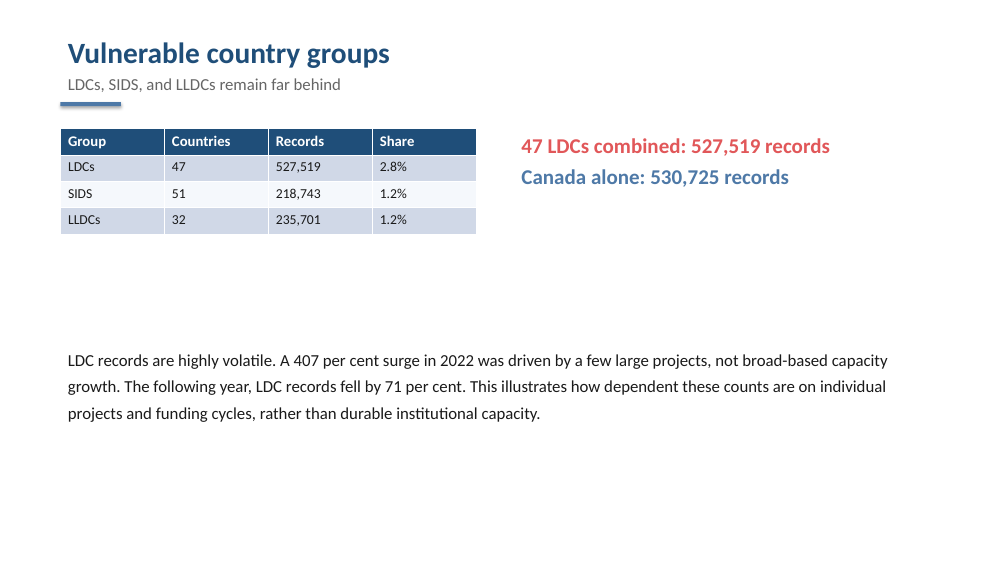
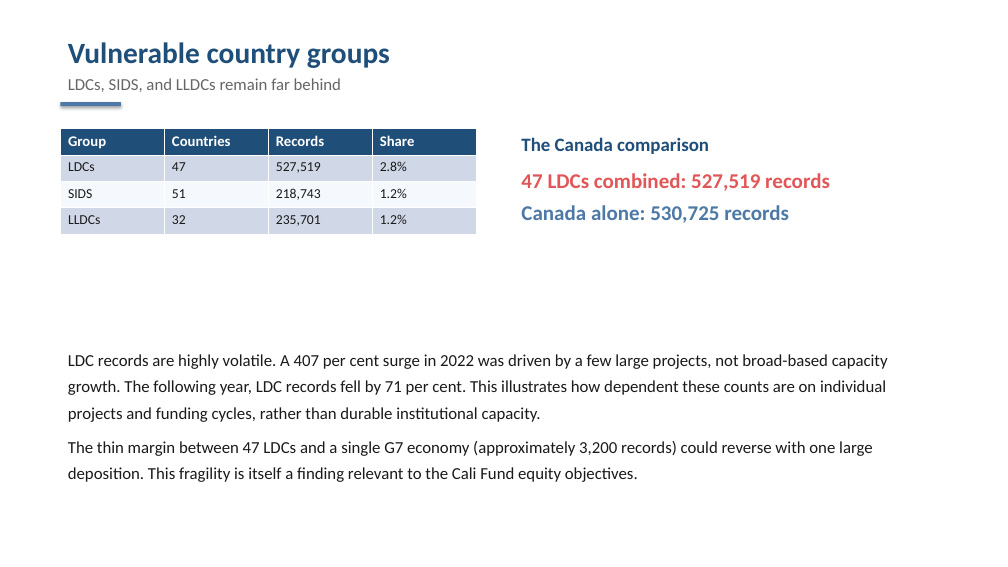
Before and after one commit to j-kind/insdc-provenance-cali-fund, a slide deck: slide 17 of pipeline/output/DRAFT_global_sequence_accessions.pptx (slide 15 before the commit). Drawn at 1008x567 pixels with LibreOffice and Linux fonts; fonts in the diff are those of the drawing. Boxes give left, top, right and bottom in pixels: in the first picture for what was removed or moved away, otherwise in the second. Text is boxed around its words. In the diff, an @@ line names an element or a change of style, - is before the commit and + after.

```diff
--- a/pipeline/output/DRAFT_global_sequence_accessions.pptx
+++ b/pipeline/output/DRAFT_global_sequence_accessions.pptx
@@ text at <box>521,137,709,154</box>: paragraph added @@
+The Canada comparison
@@ text at <box>68,441,873,482</box>: paragraph added @@
+The thin margin between 47 LDCs and a single G7 economy (approximately 3,200 records) could reverse with one large deposition. This fragility is itself a finding relevant to the Cali Fund equity objectives.
```
Also in this commit, not shown: 9 other slides changed, 3 slides added, 1 slide removed, 1 other file.
